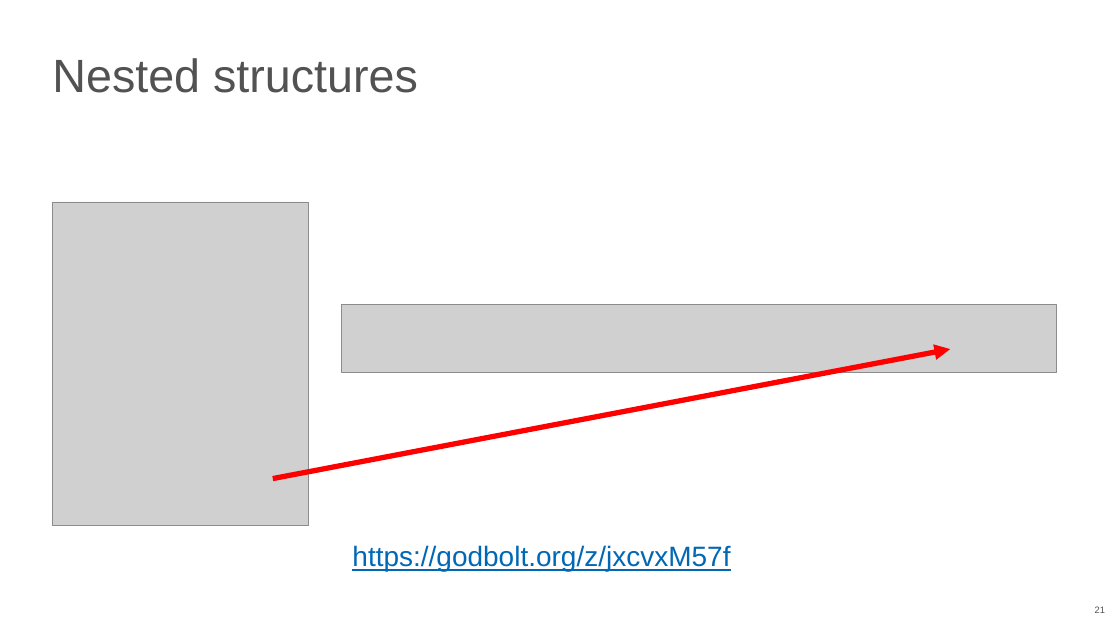
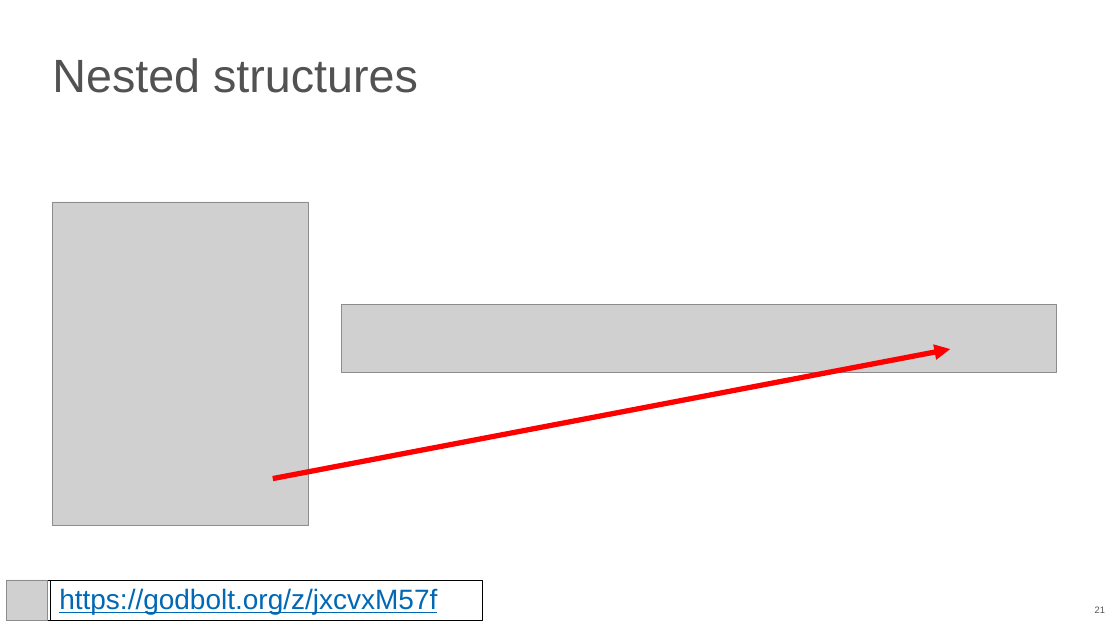
Before and after one commit to NN-complr-tech/Complr-course-lectures, a slide deck: slide 21 of 04-LLVM-IR.pptx. Drawn at 1120x630 pixels with LibreOffice and Linux fonts; fonts in the diff are those of the drawing; grey boxes stand for pictures. Boxes give left, top, right and bottom in pixels: in the first picture for what was removed or moved away, otherwise in the second. Text is boxed around its words. In the diff, an @@ line names an element or a change of style, - is before the commit and + after.

```diff
--- a/04-LLVM-IR.pptx
+++ b/04-LLVM-IR.pptx
@@ rectangle added at [6,580,482,621], fill #FFFFFF, outline #000000 0.75 pt @@
@@ picture added at [6,580,47,621] @@
@@ rectangle "https://godbolt.org/z/jxcvxM57f": place and size @@
-rectangle "https://godbolt.org/z/jxcvxM57f" at [352,545,730,571]
+rectangle "https://godbolt.org/z/jxcvxM57f" at [51,580,483,621]
@@ rectangle "https://godbolt.org/z/jxcvxM57f" at [51,580,483,621]: vertical alignment top to middle; fill none to #FFFFFF; outline none to #000000 0.75 pt @@
```
Also in this commit, not shown: 18 other slides changed, 3 slides added, 1 slide removed.
